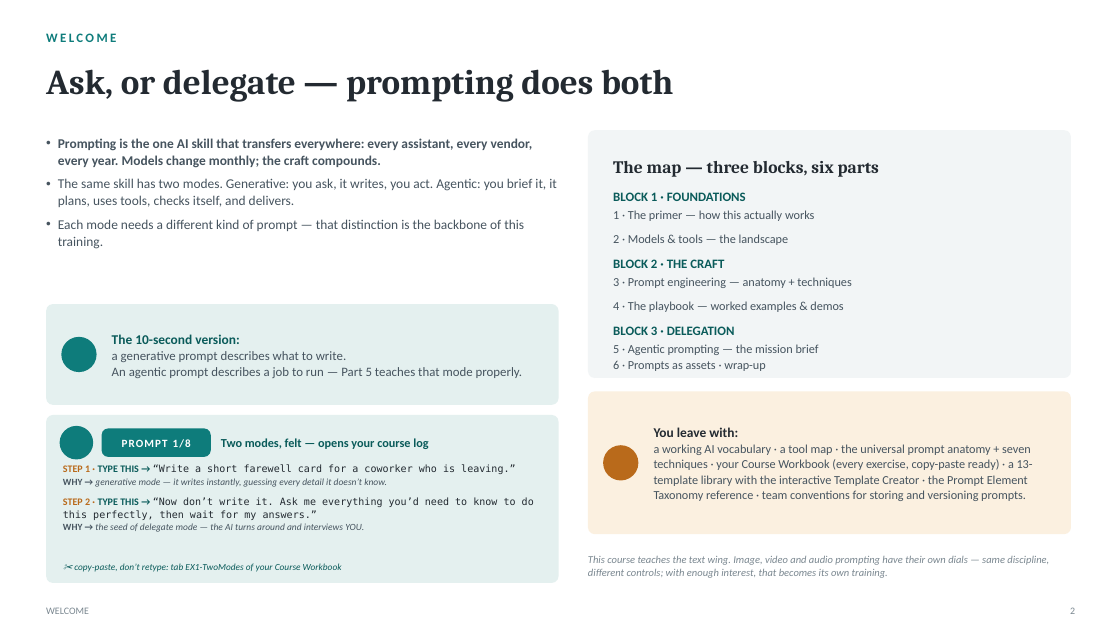
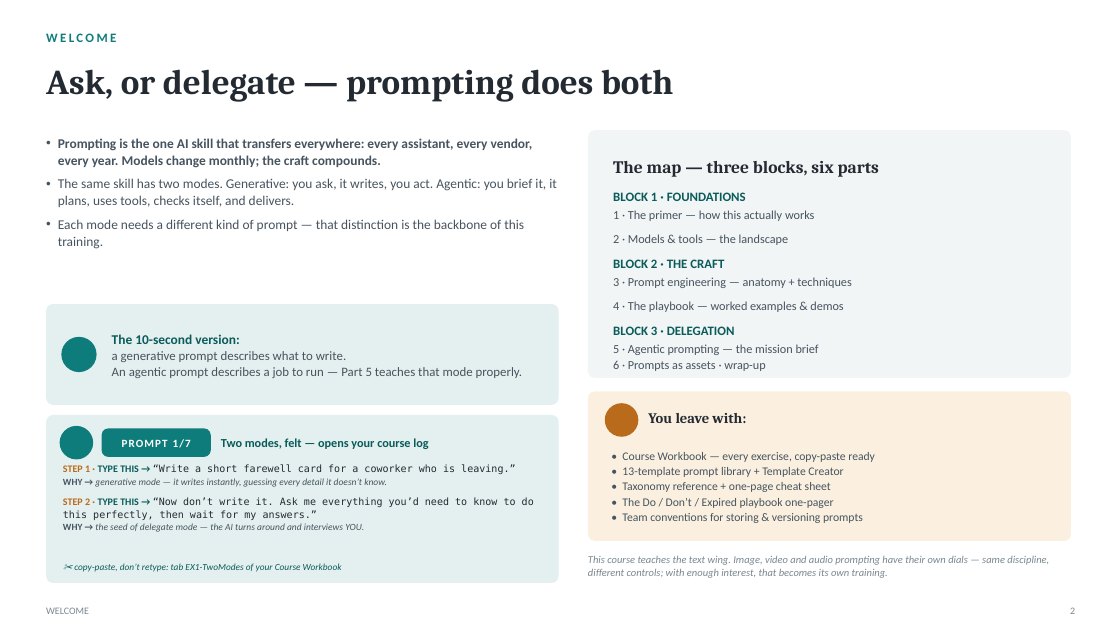
Before and after one commit to naviero1/Claude-Works, a slide deck: slide 2 of ai-training-prompt-engineering/deliverables/From_Prompts_to_Agents_Training.pptx. Drawn at 1120x630 pixels with LibreOffice and Linux fonts; fonts in the diff are those of the drawing; background and template pictures are left out. Boxes give left, top, right and bottom in pixels: in the first picture for what was removed or moved away, otherwise in the second. Text is boxed around its words. In the diff, an @@ line names an element or a change of style, - is before the commit and + after.

```diff
--- a/ai-training-prompt-engineering/deliverables/From_Prompts_to_Agents_Training.pptx
+++ b/ai-training-prompt-engineering/deliverables/From_Prompts_to_Agents_Training.pptx
@@ rounded rectangle: place and size @@
-rounded rectangle at (588, 392, 1071, 534)
+rounded rectangle at (588, 392, 1071, 541)
@@ rounded rectangle at (588, 392, 1071, 541): proportions changed @@
@@ ellipse: place and size @@
-ellipse at (603, 445, 639, 481)
+ellipse at (605, 403, 639, 437)
@@ text "You leave with:" at (648, 413, 746, 423): size 11.5 to 12.5 pt, font Calibri to Cambria; line spacing 1.06 to 1 @@
@@ text at (173, 439, 191, 447): text changed @@
-PROMPT 1/8
+PROMPT 1/7
@@ text at (654, 444, 1033, 501): paragraph removed @@
-a working AI vocabulary · a tool map · the universal prompt anatomy + seven techniques · your Course Workbook (every exercise, copy-paste ready) · a 13-template library with the interactive Template Creator · the Prompt Element Taxonomy reference · team conventions for storing and versioning prompts.
@@ text added at (622, 452, 875, 523), 10 pt, text #46545F @@
+• Course Workbook — every exercise, copy-paste ready
+• 13-template prompt library + Template Creator
+• Taxonomy reference + one-page cheat sheet
+• The Do / Don’t / Expired playbook one-pager
+• Team conventions for storing & versioning prompts
```
Also in this commit, not shown: 59 other slides changed, 6 slides added, 4 slides removed, 17 other files.
